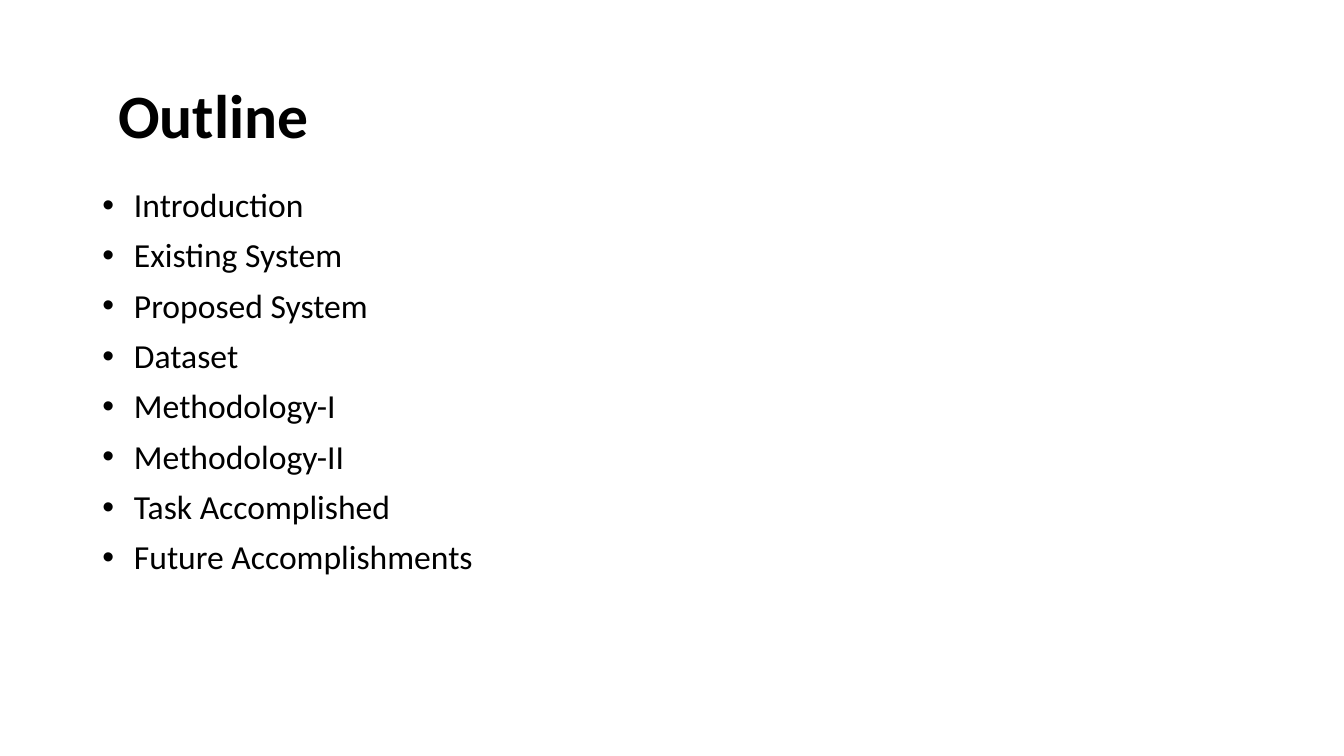
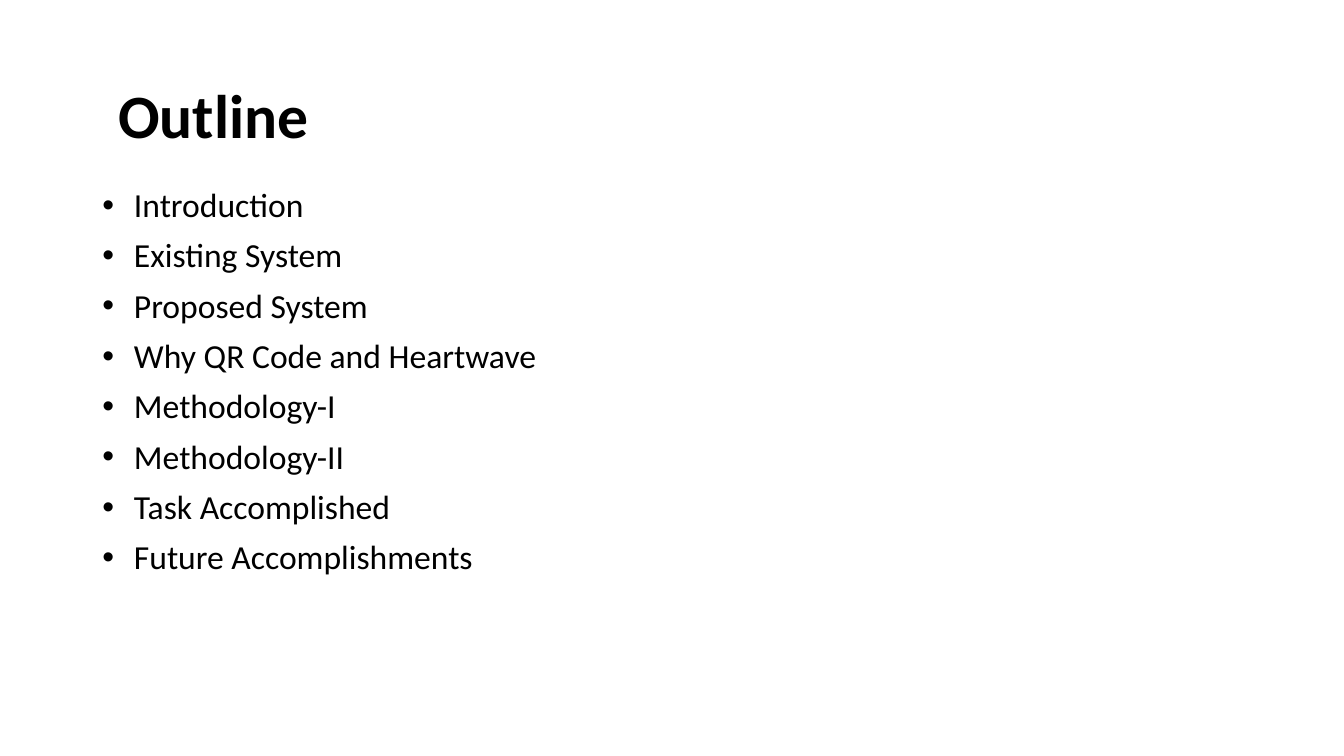
Before and after one commit to uma0441/TwoFactorAuthentication, a slide deck: slide 2 of Mid Term (1).pptx. Drawn at 1344x756 pixels with LibreOffice and Linux fonts; fonts in the diff are those of the drawing. Boxes give left, top, right and bottom in pixels: in the first picture for what was removed or moved away, otherwise in the second. Text is boxed around its words. In the diff, an @@ line names an element or a change of style, - is before the commit and + after.

```diff
--- a/Mid Term (1).pptx
+++ b/Mid Term (1).pptx
@@ text at bbox=[134, 344, 536, 374]: text changed @@
-• Dataset
+• Why QR Code and Heartwave
```
Also in this commit, not shown: 6 other slides changed, 3 slides added, 1 slide removed.
